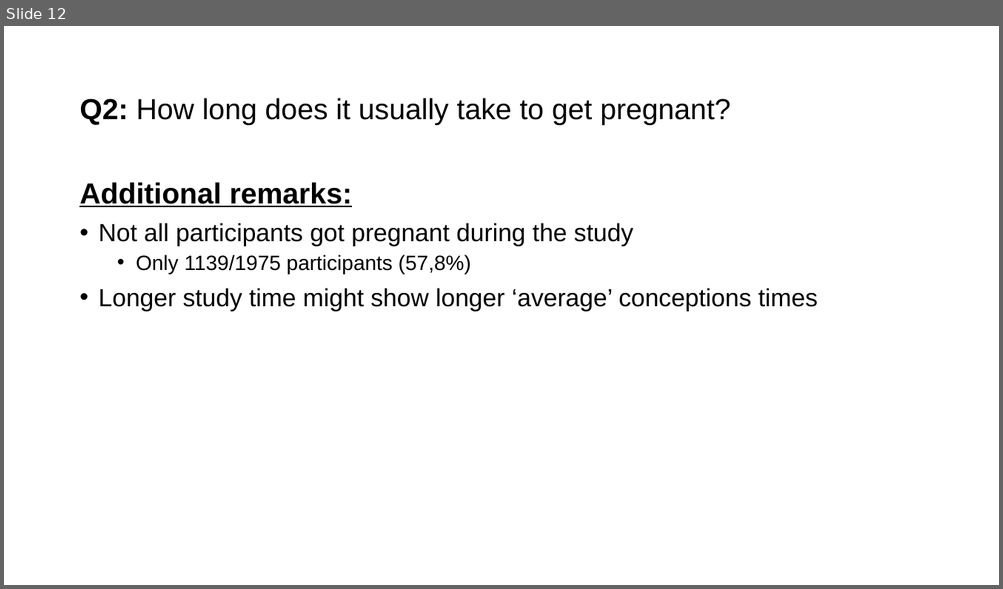
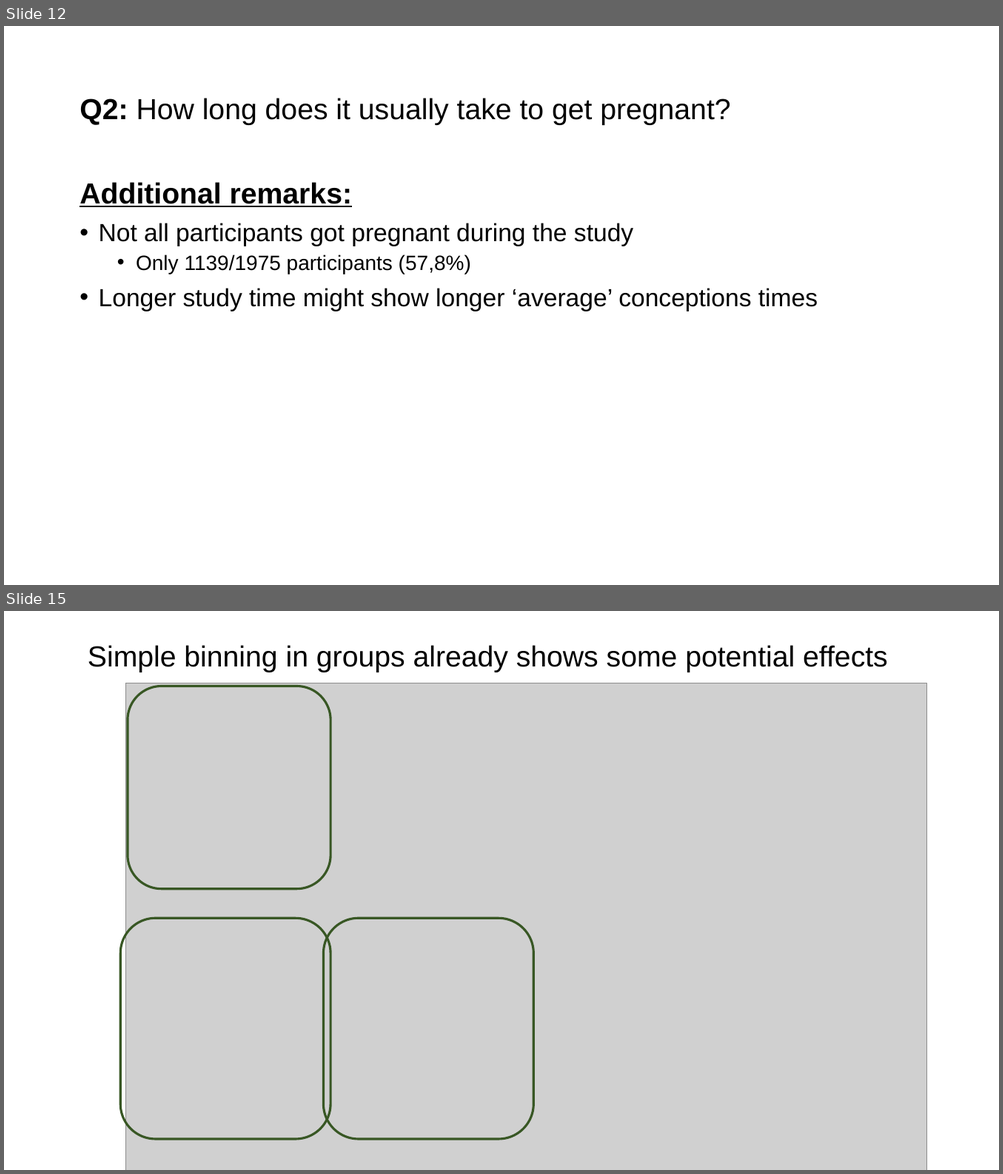
Before and after one commit to JeroenBuil/natural-cycles-assignment, a slide deck: reports/Natural Cycles - Assignment Report - Jeroen Buil.pptx. Shown one above the other, each under a label of ours: slide 12 before the commit, slides 12 and 15 after it; the slides between them are not shown. The pictures are 1003x589 and 1003x1174 pixels, drawn with LibreOffice and Linux fonts; fonts in the diff are those of the drawing; grey boxes stand for pictures. Boxes give left, top, right and bottom in pixels: in the first picture for what was removed or moved away, otherwise in the second. Text is boxed around its words. In the diff, an @@ line names an element or a change of style, - is before the commit and + after.

```diff
--- a/reports/Natural Cycles - Assignment Report - Jeroen Buil.pptx
+++ b/reports/Natural Cycles - Assignment Report - Jeroen Buil.pptx
@@ slide 15 added at box(4, 611, 999, 1170), background #FFFFFF @@
@@ title added at box(88, 645, 888, 672), 28 pt, text #000000 @@
+Simple binning in groups already shows some potential effects
@@ picture added at box(125, 684, 927, 1170) @@
@@ rounded rectangle added at box(128, 686, 331, 889), outline #385724 2.25 pt @@
@@ rounded rectangle added at box(120, 918, 331, 1139), outline #385724 2.25 pt @@
@@ rounded rectangle added at box(324, 918, 534, 1139), outline #385724 2.25 pt @@
```
Also in this commit, not shown: 4 slides changed, 5 other slides added, 1 slide removed, 21 other files.
